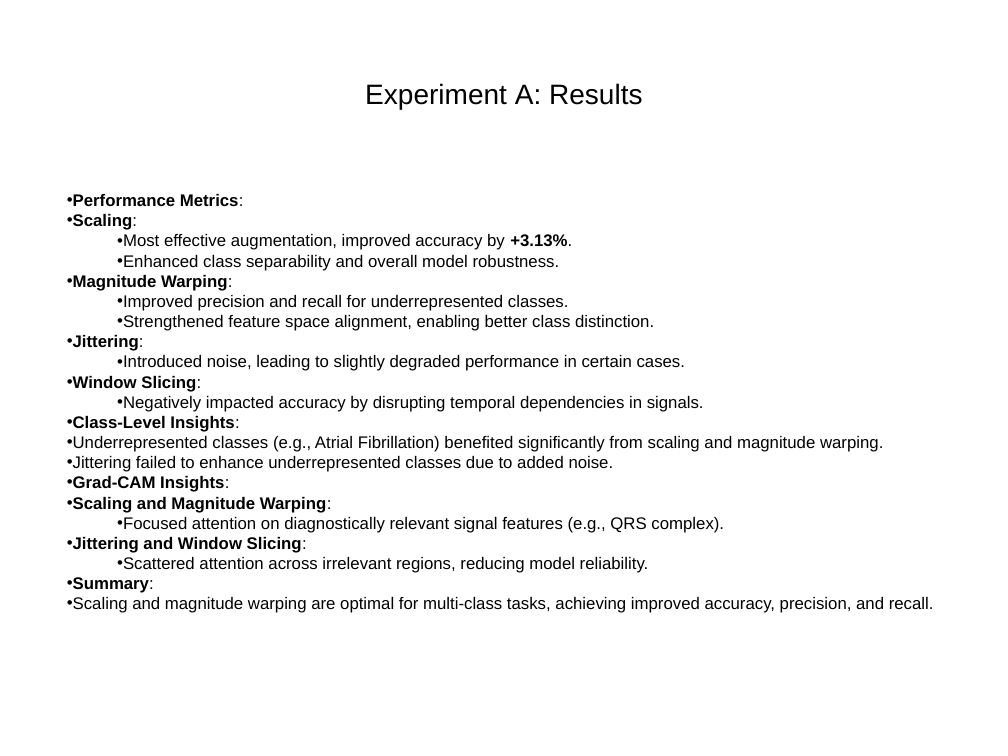
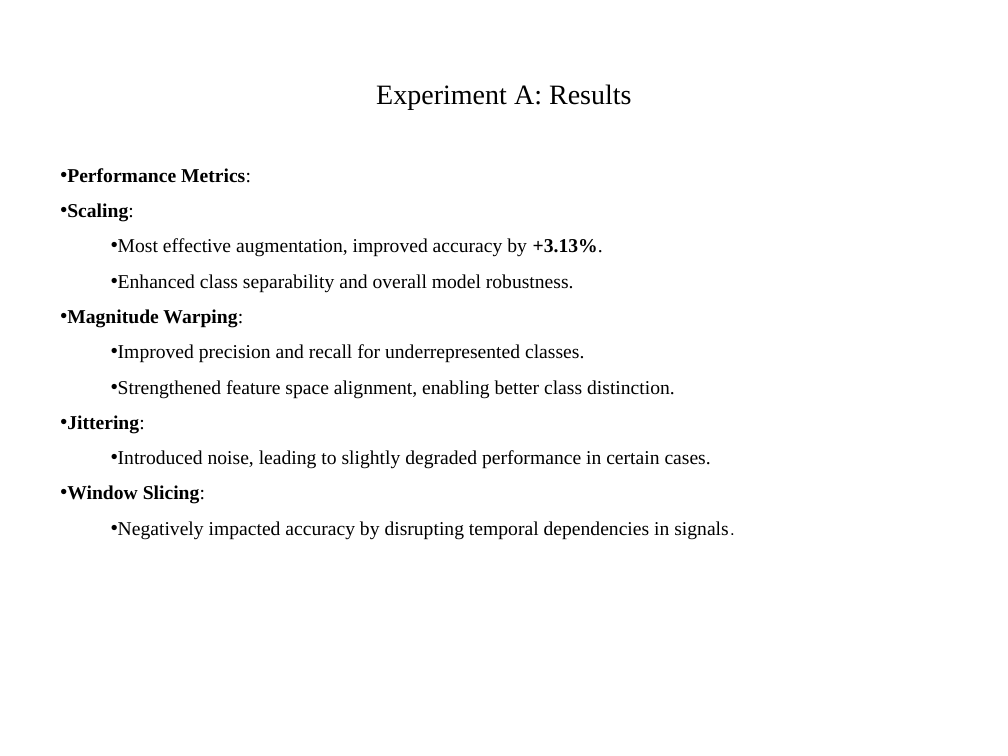
Before and after one commit to nikil1506/Thesis-Work, a slide deck: slide 11 of Presentation.pptx (slide 8 before the commit). Drawn at 1008x756 pixels with LibreOffice and Linux fonts; fonts in the diff are those of the drawing. Boxes give left, top, right and bottom in pixels: in the first picture for what was removed or moved away, otherwise in the second. Text is boxed around its words. In the diff, an @@ line names an element or a change of style, - is before the commit and + after.

```diff
--- a/Presentation.pptx
+++ b/Presentation.pptx
@@ title "Experiment A: Results" at box(376, 84, 632, 110): font Arial to Times New Roman @@
@@ text "Performance Metrics:": place and size @@
-text "Performance Metrics:" at box(67, 194, 934, 613)
+text "Performance Metrics:" at box(67, 168, 728, 540)
@@ text "Performance Metrics:" at box(67, 168, 728, 540): size 12 to 14 pt, font Arial to Times New Roman; line spacing 1 to 1.5 @@
@@ text at box(67, 416, 934, 613): paragraphs removed @@
-• Class-Level Insights:
-• Underrepresented classes (e.g., Atrial Fibrillation) benefited significantly from scaling and magnitude warping.
-• Jittering failed to enhance underrepresented classes due to added noise.
-• Grad-CAM Insights:
-• Scaling and Magnitude Warping:
-  • Focused attention on diagnostically relevant signal features (e.g., QRS complex).
-• Jittering and Window Slicing:
-  • Scattered attention across irrelevant regions, reducing model reliability.
-• Summary:
-• Scaling and magnitude warping are optimal for multi-class tasks, achieving improved accuracy, precision, and recall.
```
Also in this commit, not shown: 29 other slides changed, 6 slides added, 1 slide removed.
